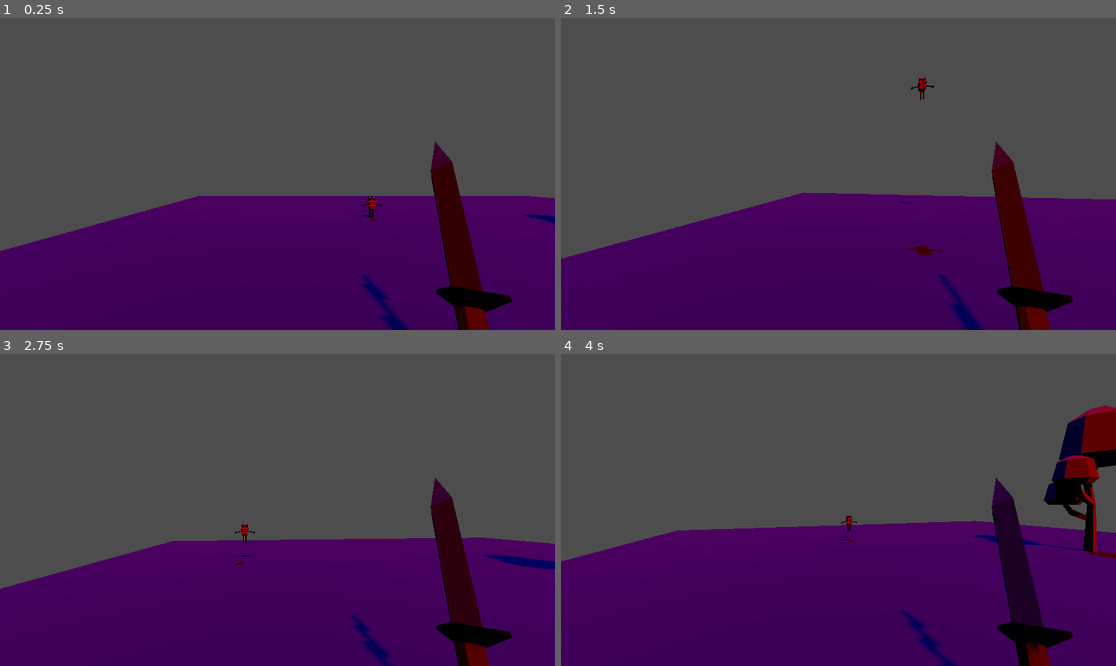
Above: before the commit, frames 1-4 (two rows, left to right).
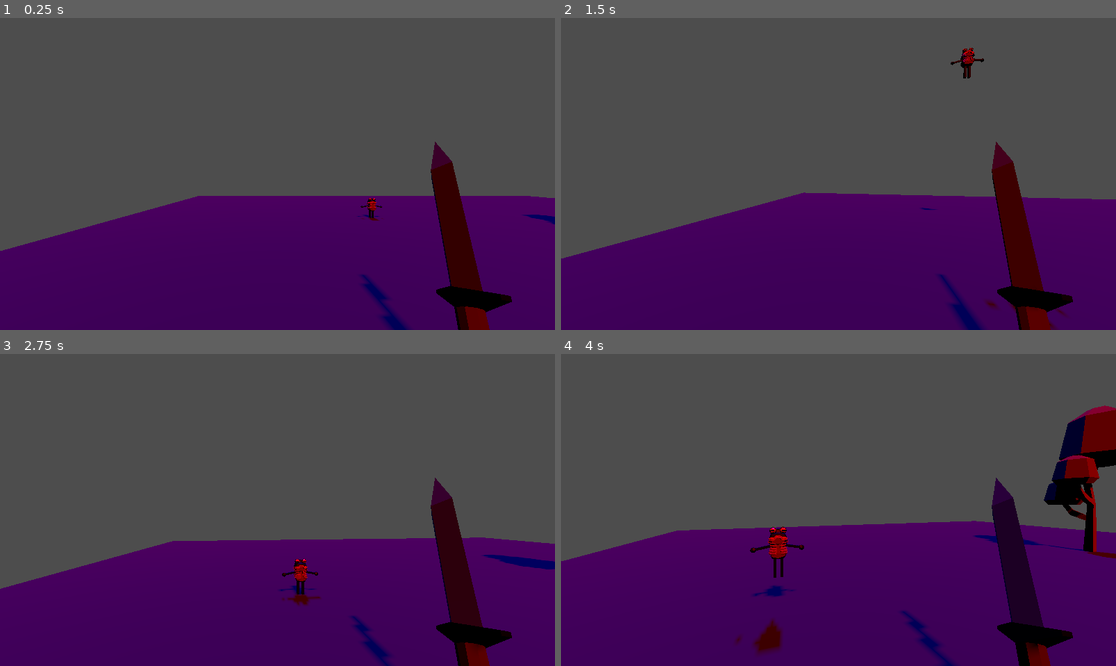
Above: after the commit, the same moments.

Repository: soetgdeznsgk/Nombre_Cherenkov
Game: Godot game, scene res://escenario.tscn
Two runs of this game, one before a commit and one after it. Both use one fixed random seed, a clock stepped at 60 frames per second and the inputs below.
Inputs (mouse positions are in pixels of both pictures, inside the frame that each line leads up to):
- Up to frame 1 (0.25 s): no input
- Up to frame 2 (1.5 s): tap Enter at 0.5 s; move the mouse to (866, 174) at 0.52 s; move the mouse to (810, 174) at 1.27 s
- Up to frame 3 (2.75 s): move the mouse to (288, 503) at 2.02 s
- Up to frame 4 (4 s): tap Space at 2.75 s; move the mouse to (832, 516) at 2.77 s; move the mouse to (877, 513) at 3.52 s

The runs differ from the first frame. In frame 1, less than 0.1% of the frame differs, in the area x 64-69%, y 57-65%; in frame 2, 0.5%; in frame 3, 0.5%; in frame 4, 1.0%, in the area x 31-54%, y 51-97%.

Commit message:
Rutina para la rana sobre terreno sin pivotes, clase para manejar numerología jajajaj

Diff:
--- a/escenario.tscn
+++ b/escenario.tscn
@@ -16,6 +16,7 @@
 data = PackedVector3Array(0, 0, 0, 3, 0.3, 0, 3, 0, 0, 3, 0.3, 0, 0, 0, 0, 0, 0.3, 0, 0, 0.3, -3, 3, 0.3, 0, 0, 0.3, 0, …(284 unchanged characters)…
 
 [sub_resource type="BoxShape3D" id="BoxShape3D_t688q"]
+size = Vector3(1, 0.202484, 1)
 
 [node name="Escenario" type="Node3D"]
 
@@ -53,41 +54,45 @@
 
 [node name="Geometría" type="Node" parent="NavigationRegion3D"]
 
-[node name="NaturePack001" type="MeshInstance3D" parent="NavigationRegion3D/Geometría" groups=["Ambiente"]]
+[node name="NaturePack001" type="MeshInstance3D" parent="NavigationRegion3D/Geometría"]
 transform = Transform3D(10, 0, 0, 0, 1, 0, 0, 0, 10, 0.00555933, -0.290911, -0.00155234)
 mesh = ExtResource("1_0s11j")
 skeleton = NodePath("../../..")
 
-[node name="StaticBody3D" type="StaticBody3D" parent="NavigationRegion3D/Geometría/NaturePack001"]
+[node name="StaticBody3D" type="StaticBody3D" parent="NavigationRegion3D/Geometría/NaturePack001" groups=["Ambiente"]]
 
 [node name="CollisionShape3D" type="CollisionShape3D" parent="NavigationRegion3D/Geometría/NaturePack001/StaticBody3D"]
 shape = SubResource("ConcavePolygonShape3D_ptdvs")
 
 [node name="Rana" parent="." instance=ExtResource("3_im530")]
-transform = Transform3D(1, 0, 0, 0, 1, 0, 0, 0, 1, 11.5109, 0.0471512, -20.9198)
+transform = Transform3D(1, 0, 0, 0, 1, 0, 0, 0, 1, 11.511, -0.0168341, -20.92)
 
 [node name="NodosDeNavegacion" type="Node" parent="."]
 
 [node name="nodo1" type="Area3D" parent="NodosDeNavegacion" groups=["NodosNavegacion"]]
-transform = Transform3D(1, 0, 0, 0, 1, 0, 0, 0, 1, 6.5438, 0.824329, -21.5952)
+transform = Transform3D(1, 0, 0, 0, 1, 0, 0, 0, 1, 8.037, 0, -28.654)
 
 [node name="CollisionShape3D" type="CollisionShape3D" parent="NodosDeNavegacion/nodo1"]
+transform = Transform3D(1, 0, 0, 0, 1, 0, 0, 0, 1, 0, 0.120804, 0)
 shape = SubResource("BoxShape3D_t688q")
 
 [node name="nodo2" type="Area3D" parent="NodosDeNavegacion" groups=["NodosNavegacion"]]
-transform = Transform3D(1, 0, 0, 0, 1, 0, 0, 0, 1, 15.2025, 0.836001, -8.70863)
+transform = Transform3D(1, 0, 0, 0, 1, 0, 0, 0, 1, 27.2464, 0, -28.9284)
 
 [node name="CollisionShape3D" type="CollisionShape3D" parent="NodosDeNavegacion/nodo2"]
+transform = Transform3D(1, 0, 0, 0, 1, 0, 0, 0, 1, 0, 0.120804, 0)
 shape = SubResource("BoxShape3D_t688q")
 
 [node name="nodo3" type="Area3D" parent="NodosDeNavegacion" groups=["NodosNavegacion"]]
-transform = Transform3D(1, 0, 0, 0, 1, 0, 0, 0, 1, 24.5922, 0.834136, -25.2171)
+transform = Transform3D(1, 0, 0, 0, 1, 0, 0, 0, 1, 7.20424, 0, -15.5188)
 
 [node name="CollisionShape3D" type="CollisionShape3D" parent="NodosDeNavegacion/nodo3"]
+transform = Transform3D(1, 0, 0, 0, 1, 0, 0, 0, 1, 0, 0.120804, 0)
 shape = SubResource("BoxShape3D_t688q")
 
 [node name="nodo4" type="Area3D" parent="NodosDeNavegacion" groups=["NodosNavegacion"]]
-transform = Transform3D(1, 0, 0, 0, 1, 0, 0, 0, 1, 2.73714, 0.798353, -25.2171)
+transform = Transform3D(1, 0, 0, 0, 1, 0, 0, 0, 1, 20.0136, 0, -18.8137)
 
 [node name="CollisionShape3D" type="CollisionShape3D" parent="NodosDeNavegacion/nodo4"]
+transform = Transform3D(1, 0, 0, 0, 1, 0, 0, 0, 1, 0, 0.120804, 0)
 shape = SubResource("BoxShape3D_t688q")
--- /dev/null
+++ b/geometric_toolbox.gd
@@ -0,0 +1,6 @@
+extends Node
+class_name Geometric_toolbox # convertir ésto en una clase global, pero no sé si se puede en gdscript jeje
+
+
+func y_offset_vector_to_0(v : Vector3) -> Vector3:
+	return v - (Vector3.UP * v.y)
--- a/project.godot
+++ b/project.godot
@@ -18,6 +18,7 @@
 [autoload]
 
 GlobalInfo="*res://global_info.gd"
+GeometricToolbox="*res://geometric_toolbox.gd"
 
 [global_group]
 
--- a/rana.gd
+++ b/rana.gd
@@ -15,20 +15,15 @@
 
 
 func _ready() -> void:
-	navRef.target_position = get_tree().get_nodes_in_group("NodosNavegacion").pick_random().position
+	change_target()
 	print("Rana : initial target position: ", navRef.target_position)
 
 
 func _physics_process(delta: float) -> void:
-	await get_tree().process_frame
+	await get_tree().process_frame #navagent necesita que se calcule primero la geometría y luego si puede utilizarse
 	if time <= 1 and is_jumping:
 		time += delta
-		if (position != jump_bezier(time)):
-			position = jump_bezier(time)
-		else: #ésto no se está ejecutando: TODO terminar de arreglar la colisión para que la rana pueda
-			# dar un paso intermedio antes de llegar a su destino, O, en su defecto, llenar de nodos el mapa,
-			# tal vez incluso utilizándolos como vectores de propagación de los charcos
-			finished_jump.emit()
+		position = jump_bezier(time)
 
 
 
@@ -41,24 +36,27 @@
 
 
 func _on_area_entered(area) -> void:
-	print(area.name)
 	if area.is_in_group("NodosNavegacion"): #termina su recorrido
-		#await finished_jump
-		navRef.target_position = get_tree().get_nodes_in_group("NodosNavegacion").pick_random().position
-		print("Rana: cambio de objetivo")
-		is_jumping = false
-		time = 0
-		timer.start()
-	#elif area.is_in_group("Ambiente"): #pisa un lugar que no es su destino final
-		#print("choca con geometría")
-		#restart_jump()
+		change_target()
+		reset_jump()
 
+func _on_body_entered(body: Node3D) -> void: # xq el escenario es un staticbody
+	if body.is_in_group("Ambiente"):
+		reset_jump()
 
+func change_target() -> void:
+	navRef.target_position = get_tree().get_nodes_in_group("NodosNavegacion").pick_random().position
+	print("Rana: cambio de objetivo")
 
+func reset_jump():
+	is_jumping = false
+	time = 0
+	timer.start()
 
-func restart_jump() -> void:
+func restart_jump() -> void: # timer llama ésto cuando se agota
 	print("Rana: reinicia salto")
 	is_jumping = true
 	starting_position = position
 	jump_peak = jump_direction + ((position + navRef.get_next_path_position()) / 2)
-	desired_position = navRef.get_next_path_position()
+	desired_position = GeometricToolbox.y_offset_vector_to_0(navRef.get_next_path_position())
+	print(desired_position)
--- a/rana.tscn
+++ b/rana.tscn
@@ -14,7 +14,7 @@
 transform = Transform3D(0.1, 0, 0, 0, 0.1, 0, 0, 0, 0.1, 0, 0.641733, 0)
 
 [node name="CollisionShape3D" type="CollisionShape3D" parent="."]
-transform = Transform3D(1, 0, 0, 0, 1, 0, 0, 0, 1, 0, 0.523208, 0)
+transform = Transform3D(1, 0, 0, 0, 1, 0, 0, 0, 1, 0, 0.477482, 0)
 shape = SubResource("BoxShape3D_clbxc")
 
 [node name="NavigationAgent3D" type="NavigationAgent3D" parent="."]
@@ -36,4 +36,5 @@
 skeleton = NodePath("../Timer")
 
 [connection signal="area_entered" from="." to="." method="_on_area_entered"]
+[connection signal="body_entered" from="." to="." method="_on_body_entered"]
 [connection signal="timeout" from="Timer" to="." method="restart_jump"]
